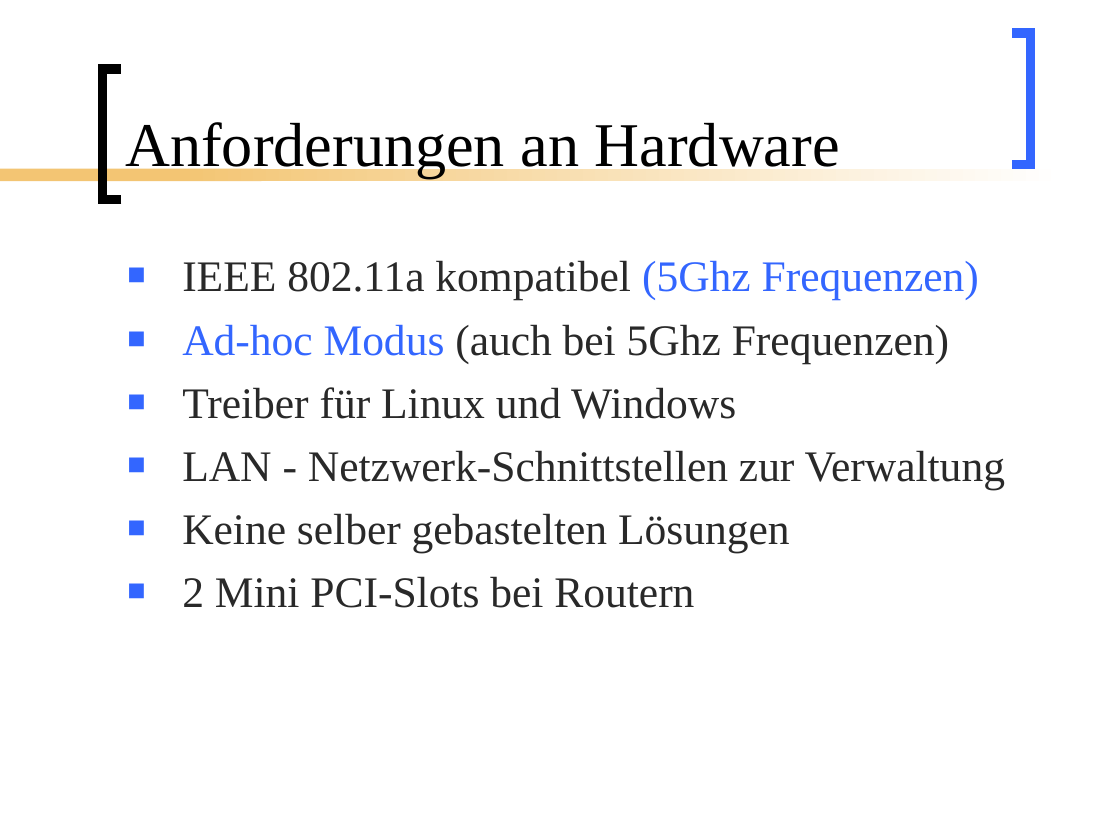
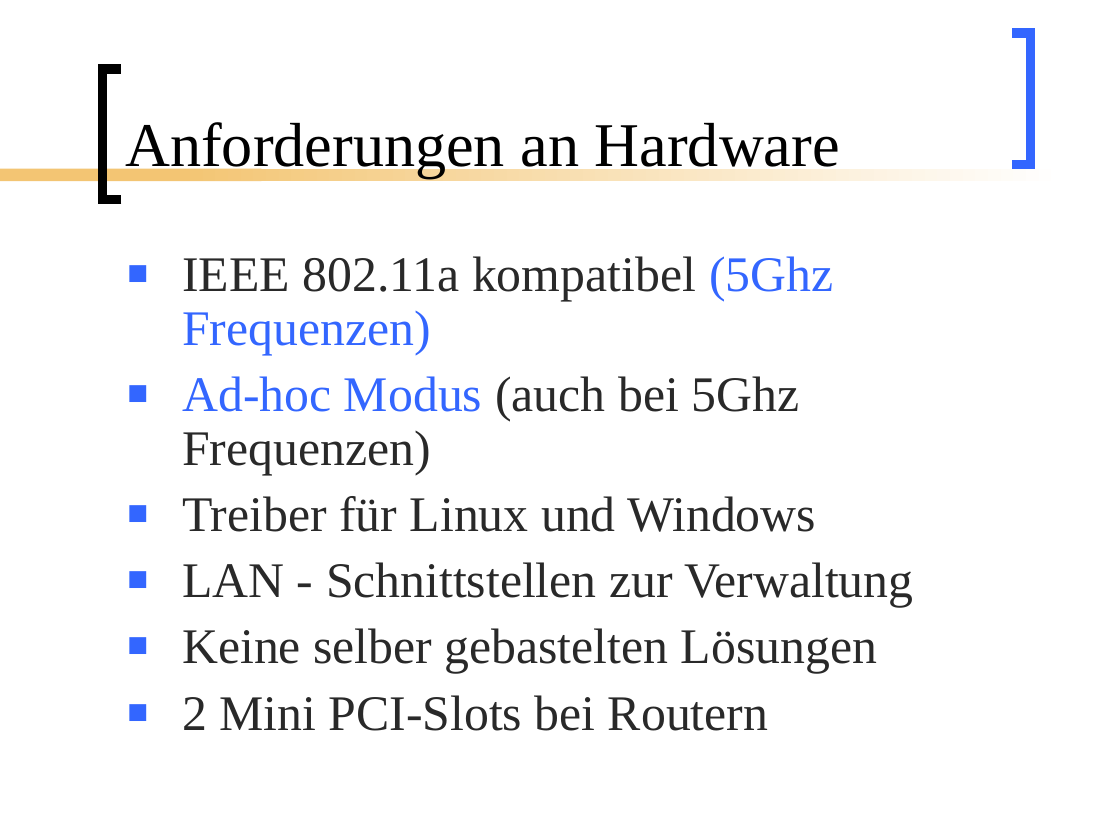
Before and after one commit to BackupTheBerlios/mesh2nexus-svn, a slide deck: slide 8 of documents/folien/Mesh_Vortrag.ppt (slide 9 before the commit). Drawn at 1120x840 pixels with LibreOffice and Linux fonts; fonts in the diff are those of the drawing. Boxes give left, top, right and bottom in pixels: in the first picture for what was removed or moved away, otherwise in the second. Text is boxed around its words. In the diff, an @@ line names an element or a change of style, - is before the commit and + after.

```diff
--- a/documents/folien/Mesh_Vortrag.ppt
+++ b/documents/folien/Mesh_Vortrag.ppt
@@ text at (182,256,877,731): size 28 to 32 pt in "IEEE 802.11a kompatibel (5Ghz Frequenzen)", "Ad-hoc Modus (auch bei 5Ghz Frequenzen)", "Treiber für Linux und Windows", "Keine selber gebastelten Lösungen" and 1 more places; line spacing 1 to 0.9; more space between paragraphs @@
@@ text at (182,562,913,607): text changed; size 28 to 32 pt @@
-■ LAN - Netzwerk-Schnittstellen zur Verwaltung
+■ LAN - Schnittstellen zur Verwaltung
```
Also in this commit, not shown: 14 other slides changed, 1 slide removed.
